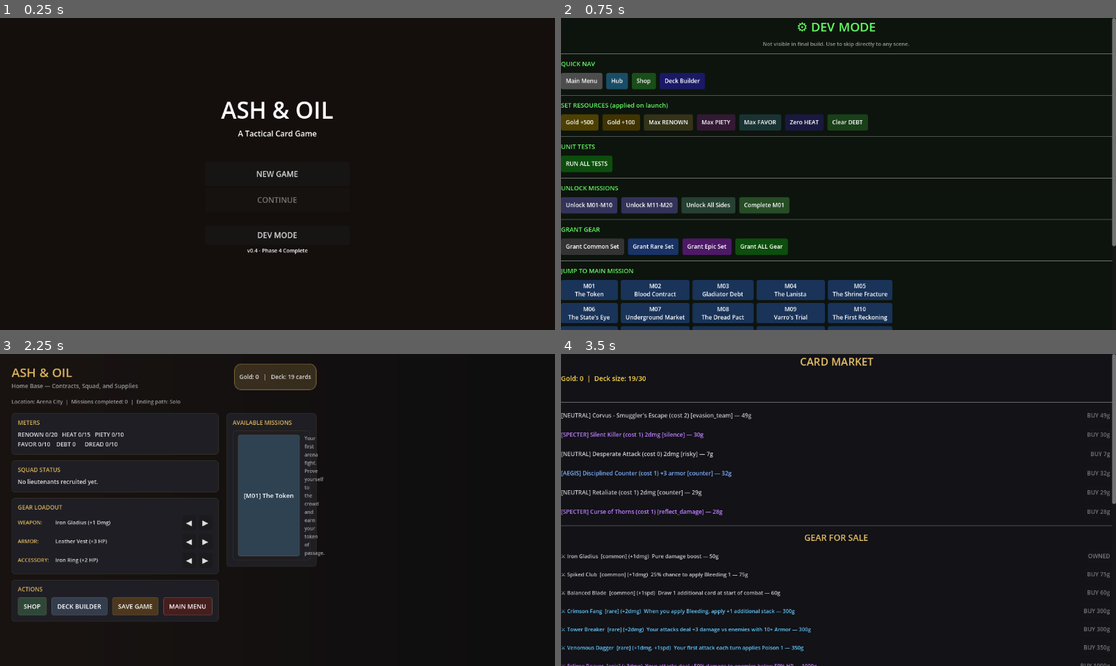
Above: before the commit, frames 1-4 (two rows, left to right).
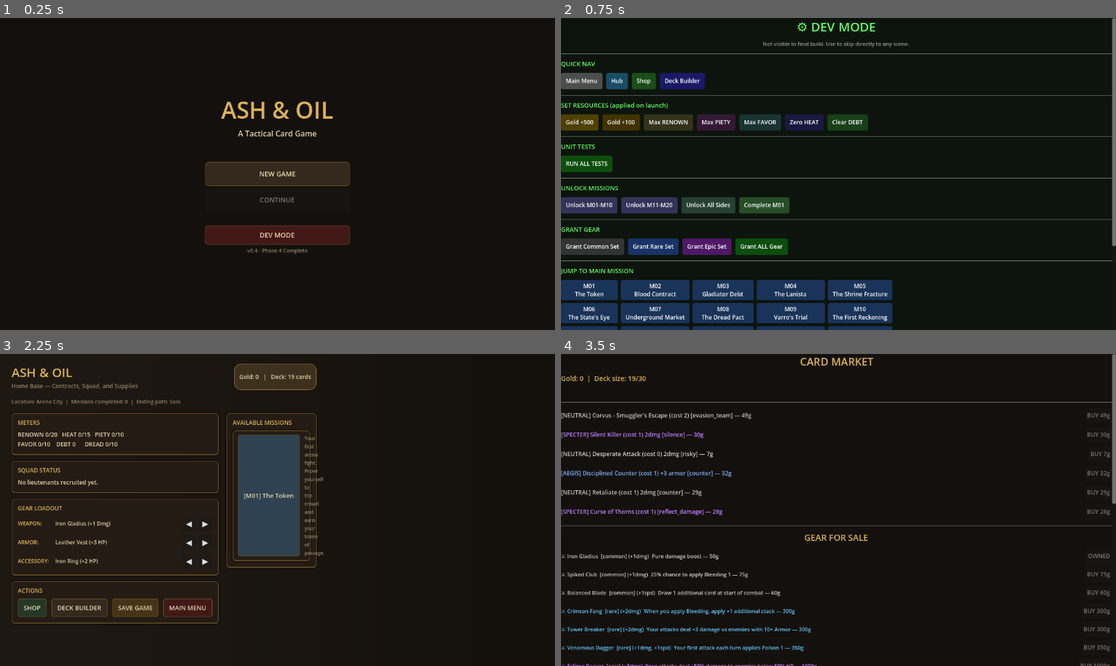
Above: after the commit, the same moments.

Repository: StoveGodCooks/ash-oil
Game: Godot game, scene res://scenes/Main.tscn
Same seed, same stepped clock (60 frames per second), same inputs: the game is played once before the commit and once after it.
Inputs:
- Up to frame 1 (0.25 s): no input
- Up to frame 2 (0.75 s): click "DEV MODE" at 0.5 s
- Up to frame 3 (2.25 s): click "Main Menu" at 1.25 s; click "NEW GAME" at 2 s
- Up to frame 4 (3.5 s): click "SHOP" at 2.75 s

The runs differ from the first frame. In frame 1, 4.4% of the frame differs, in the area x 36-64%, y 26-76%; in frame 2, nothing differs; in frame 3, 4.3%; in frame 4, less than 0.1%.

Commit message:
feat:parchment_and_wax_UI_restyle

Diff:
--- a/scripts/ui/CombatUI.gd
+++ b/scripts/ui/CombatUI.gd
@@ -2,6 +2,16 @@
 ## Full combat screen with UI built programmatically
 
 const LOG_AUTOWRAP_MODE: TextServer.AutowrapMode = TextServer.AutowrapMode.AUTOWRAP_WORD
+
+# ── Parchment & Wax palette ──
+const CLR_BG      = Color(0.08, 0.065, 0.050)
+const CLR_PANEL   = Color(0.14, 0.110, 0.080)
+const CLR_BORDER  = Color(0.42, 0.320, 0.160)
+const CLR_ACCENT  = Color(0.86, 0.700, 0.360)
+const CLR_TEXT    = Color(0.90, 0.840, 0.680)
+const CLR_MUTED   = Color(0.58, 0.520, 0.400)
+const CLR_BTN     = Color(0.20, 0.160, 0.115)
+const CLR_DANGER  = Color(0.26, 0.095, 0.090)
 
 # ============ COMBAT STATE ============
 var champion_hp: int = 30
@@ -95,7 +105,7 @@
 
 func _build_ui() -> void:
 	var bg = ColorRect.new()
-	bg.color = Color(0.08, 0.06, 0.05, 1)
+	bg.color = CLR_BG
 	bg.set_anchors_preset(Control.PRESET_FULL_RECT)
 	add_child(bg)
 
@@ -112,6 +122,7 @@
 	var mission_label = Label.new()
 	mission_label.text = "  M01: THE TOKEN — Arena Fight"
 	mission_label.add_theme_font_size_override("font_size", 14)
+	mission_label.add_theme_color_override("font_color", CLR_ACCENT)
 	title_bar.add_child(mission_label)
 
 	var spacer = Control.new()
@@ -126,6 +137,7 @@
 	# Enemy zone
 	var enemy_panel = PanelContainer.new()
 	enemy_panel.custom_minimum_size = Vector2(0, 140)
+	enemy_panel.add_theme_stylebox_override("panel", _panel_style())
 	main_vbox.add_child(enemy_panel)
 
 	var enemy_vbox = VBoxContainer.new()
@@ -135,7 +147,7 @@
 	target_label.text = "← Click enemy to target →"
 	target_label.horizontal_alignment = HORIZONTAL_ALIGNMENT_CENTER
 	target_label.add_theme_font_size_override("font_size", 11)
-	target_label.modulate = Color(0.8, 0.8, 0.5)
+	target_label.add_theme_color_override("font_color", CLR_MUTED)
 	enemy_vbox.add_child(target_label)
 
 	var enemy_hbox = HBoxContainer.new()
@@ -155,6 +167,7 @@
 	# Player zone
 	var player_panel = PanelContainer.new()
 	player_panel.custom_minimum_size = Vector2(0, 100)
+	player_panel.add_theme_stylebox_override("panel", _panel_style())
 	main_vbox.add_child(player_panel)
 
 	var player_hbox = HBoxContainer.new()
@@ -187,12 +200,14 @@
 	stamina_label = Label.new()
 	stamina_label.text = "Stamina: 5/5"
 	stamina_label.add_theme_font_size_override("font_size", 13)
+	stamina_label.add_theme_color_override("font_color", CLR_TEXT)
 	stamina_label.custom_minimum_size = Vector2(140, 0)
 	res_hbox.add_child(stamina_label)
 
 	mana_label = Label.new()
 	mana_label.text = "Mana: 0/10"
 	mana_label.add_theme_font_size_override("font_size", 13)
+	mana_label.add_theme_color_override("font_color", CLR_TEXT)
 	mana_label.custom_minimum_size = Vector2(120, 0)
 	res_hbox.add_child(mana_label)
 
@@ -221,12 +236,20 @@
 	end_turn_btn = Button.new()
 	end_turn_btn.text = "END TURN"
 	end_turn_btn.custom_minimum_size = Vector2(160, 45)
+	end_turn_btn.add_theme_stylebox_override("normal",  _btn_style(CLR_BTN))
+	end_turn_btn.add_theme_stylebox_override("hover",   _btn_style(CLR_BTN.lightened(0.18)))
+	end_turn_btn.add_theme_stylebox_override("pressed", _btn_style(CLR_BTN.darkened(0.18)))
+	end_turn_btn.add_theme_color_override("font_color", CLR_ACCENT)
 	end_turn_btn.pressed.connect(_on_end_turn)
 	action_hbox.add_child(end_turn_btn)
 
 	var retreat_btn = Button.new()
 	retreat_btn.text = "RETREAT"
 	retreat_btn.custom_minimum_size = Vector2(120, 45)
+	retreat_btn.add_theme_stylebox_override("normal",  _btn_style(CLR_DANGER))
+	retreat_btn.add_theme_stylebox_override("hover",   _btn_style(CLR_DANGER.lightened(0.18)))
+	retreat_btn.add_theme_stylebox_override("pressed", _btn_style(CLR_DANGER.darkened(0.18)))
+	retreat_btn.add_theme_color_override("font_color", CLR_TEXT)
 	retreat_btn.pressed.connect(_on_retreat)
 	action_hbox.add_child(retreat_btn)
 
@@ -234,11 +257,13 @@
 	var log_title = Label.new()
 	log_title.text = "Combat Log:"
 	log_title.add_theme_font_size_override("font_size", 11)
+	log_title.add_theme_color_override("font_color", CLR_ACCENT)
 	main_vbox.add_child(log_title)
 
 	log_label = Label.new()
 	log_label.text = "Combat begins..."
 	log_label.add_theme_font_size_override("font_size", 11)
+	log_label.add_theme_color_override("font_color", CLR_TEXT)
 	log_label.autowrap_mode = LOG_AUTOWRAP_MODE
 	log_label.custom_minimum_size = Vector2(0, 60)
 	main_vbox.add_child(log_label)
@@ -696,6 +721,40 @@
 
 # ──────────────────────────────────────────────
 
+func _panel_style() -> StyleBoxFlat:
+	var s = StyleBoxFlat.new()
+	s.bg_color = CLR_PANEL
+	s.border_width_left   = 1
+	s.border_width_right  = 1
+	s.border_width_top    = 1
+	s.border_width_bottom = 2
+	s.border_color = CLR_BORDER
+	s.corner_radius_top_left     = 5
+	s.corner_radius_top_right    = 5
+	s.corner_radius_bottom_left  = 5
+	s.corner_radius_bottom_right = 5
+	s.shadow_color = Color(0, 0, 0, 0.35)
+	s.shadow_size  = 3
+	return s
+
+func _btn_style(color: Color) -> StyleBoxFlat:
+	var s = StyleBoxFlat.new()
+	s.bg_color = color
+	s.border_width_left   = 1
+	s.border_width_right  = 1
+	s.border_width_top    = 1
+	s.border_width_bottom = 1
+	s.border_color = CLR_BORDER
+	s.corner_radius_top_left     = 4
+	s.corner_radius_top_right    = 4
+	s.corner_radius_bottom_left  = 4
+	s.corner_radius_bottom_right = 4
+	s.content_margin_left   = 10
+	s.content_margin_right  = 10
+	s.content_margin_top    = 4
+	s.content_margin_bottom = 4
+	return s
+
 var _log_lines: Array = []
 func _log(msg: String) -> void:
 	_log_lines.append(msg)
--- a/scripts/ui/Main.gd
+++ b/scripts/ui/Main.gd
@@ -1,5 +1,16 @@
 extends Control
 ## Main menu - builds UI in code so scene file stays simple
+
+# ── Parchment & Wax palette ──
+const CLR_BG      = Color(0.08, 0.065, 0.050)
+const CLR_PANEL   = Color(0.14, 0.110, 0.080)
+const CLR_BORDER  = Color(0.42, 0.320, 0.160)
+const CLR_ACCENT  = Color(0.86, 0.700, 0.360)
+const CLR_TEXT    = Color(0.90, 0.840, 0.680)
+const CLR_MUTED   = Color(0.58, 0.520, 0.400)
+const CLR_BTN     = Color(0.20, 0.160, 0.115)
+const CLR_BTN_ALT = Color(0.14, 0.220, 0.150)
+const CLR_DANGER  = Color(0.26, 0.095, 0.090)
 
 var start_btn: Button
 var continue_btn: Button
@@ -7,7 +18,7 @@
 func _ready() -> void:
 	# Dark background
 	var bg = ColorRect.new()
-	bg.color = Color(0.08, 0.06, 0.05, 1)
+	bg.color = CLR_BG
 	bg.set_anchors_preset(Control.PRESET_FULL_RECT)
 	add_child(bg)
 
@@ -24,6 +35,7 @@
 	title.text = "ASH & OIL"
 	title.horizontal_alignment = HORIZONTAL_ALIGNMENT_CENTER
 	title.add_theme_font_size_override("font_size", 48)
+	title.add_theme_color_override("font_color", CLR_ACCENT)
 	vbox.add_child(title)
 
 	# Subtitle
@@ -31,6 +43,7 @@
 	sub.text = "A Tactical Card Game"
 	sub.horizontal_alignment = HORIZONTAL_ALIGNMENT_CENTER
 	sub.add_theme_font_size_override("font_size", 16)
+	sub.add_theme_color_override("font_color", CLR_TEXT)
 	vbox.add_child(sub)
 
 	# Spacer
@@ -39,15 +52,13 @@
 	vbox.add_child(sp1)
 
 	# New Game button
-	start_btn = Button.new()
-	start_btn.text = "NEW GAME"
+	start_btn = _make_button("NEW GAME", CLR_BTN)
 	start_btn.custom_minimum_size = Vector2(200, 50)
 	start_btn.pressed.connect(_on_start_pressed)
 	vbox.add_child(start_btn)
 
 	# Continue button
-	continue_btn = Button.new()
-	continue_btn.text = "CONTINUE"
+	continue_btn = _make_button("CONTINUE", CLR_BTN_ALT)
 	continue_btn.custom_minimum_size = Vector2(200, 50)
 	continue_btn.disabled = not SaveManager.save_exists(1)
 	continue_btn.pressed.connect(_on_continue_pressed)
@@ -59,8 +70,7 @@
 	vbox.add_child(sp2)
 
 	# Dev Mode button
-	var dev_btn = Button.new()
-	dev_btn.text = "DEV MODE"
+	var dev_btn = _make_button("DEV MODE", CLR_DANGER)
 	dev_btn.custom_minimum_size = Vector2(200, 40)
 	dev_btn.pressed.connect(_on_dev_pressed)
 	vbox.add_child(dev_btn)
@@ -70,6 +80,7 @@
 	ver.text = "v0.4 - Phase 4 Complete"
 	ver.horizontal_alignment = HORIZONTAL_ALIGNMENT_CENTER
 	ver.add_theme_font_size_override("font_size", 11)
+	ver.add_theme_color_override("font_color", CLR_MUTED)
 	vbox.add_child(ver)
 
 	print("=== ASH & OIL - MAIN MENU LOADED ===")
@@ -101,3 +112,31 @@
 		get_tree().change_scene_to_file("res://scenes/CombatScreen.tscn")
 	else:
 		print("No save file found!")
+
+func _make_button(text: String, color: Color) -> Button:
+	var btn = Button.new()
+	btn.text = text
+	btn.add_theme_font_size_override("font_size", 14)
+	btn.add_theme_color_override("font_color", CLR_TEXT)
+	btn.add_theme_stylebox_override("normal", _make_style(color))
+	btn.add_theme_stylebox_override("hover", _make_style(color.lightened(0.15)))
+	btn.add_theme_stylebox_override("pressed", _make_style(color.darkened(0.15)))
+	return btn
+
+func _make_style(color: Color) -> StyleBoxFlat:
+	var s = StyleBoxFlat.new()
+	s.bg_color = color
+	s.border_color = CLR_BORDER
+	s.border_width_left = 1
+	s.border_width_top = 1
+	s.border_width_right = 1
+	s.border_width_bottom = 1
+	s.corner_radius_top_left = 6
+	s.corner_radius_top_right = 6
+	s.corner_radius_bottom_left = 6
+	s.corner_radius_bottom_right = 6
+	s.content_margin_left = 14
+	s.content_margin_right = 14
+	s.content_margin_top = 6
+	s.content_margin_bottom = 6
+	return s
--- a/scripts/ui/MainHub.gd
+++ b/scripts/ui/MainHub.gd
@@ -1,18 +1,18 @@
 extends Control
 ## Central hub screen — mission select, shops, meters, lieutenants
 
-# ============ THEME ============
-const CLR_BG = Color(0.06, 0.055, 0.06)
-const CLR_BG_TOP = Color(0.10, 0.08, 0.07)
-const CLR_ACCENT = Color(0.86, 0.70, 0.36)
-const CLR_TEXT = Color(0.88, 0.88, 0.88)
-const CLR_MUTED = Color(0.62, 0.62, 0.62)
-const CLR_CARD = Color(0.12, 0.12, 0.14)
-const CLR_CARD_EDGE = Color(0.20, 0.18, 0.14)
-const CLR_BTN = Color(0.20, 0.24, 0.30)
-const CLR_BTN_ALT = Color(0.18, 0.28, 0.22)
-const CLR_BTN_WARN = Color(0.30, 0.22, 0.12)
-const CLR_BTN_DANGER = Color(0.28, 0.12, 0.12)
+# ============ THEME — Parchment & Wax ============
+const CLR_BG       = Color(0.08, 0.065, 0.050)   # Near-black warm brown
+const CLR_BG_TOP   = Color(0.13, 0.100, 0.075)   # Slightly lighter top
+const CLR_ACCENT   = Color(0.86, 0.700, 0.360)   # Aged gold (titles, highlights)
+const CLR_TEXT     = Color(0.90, 0.840, 0.680)   # Parchment cream
+const CLR_MUTED    = Color(0.58, 0.520, 0.400)   # Warm grey-brown
+const CLR_CARD     = Color(0.14, 0.110, 0.080)   # Dark parchment panel
+const CLR_CARD_EDGE= Color(0.42, 0.320, 0.160)   # Aged gold border
+const CLR_BTN      = Color(0.20, 0.160, 0.115)   # Dark leather button
+const CLR_BTN_ALT  = Color(0.14, 0.220, 0.150)   # Muted forest green
+const CLR_BTN_WARN = Color(0.28, 0.200, 0.090)   # Amber warning
+const CLR_BTN_DANGER= Color(0.26, 0.095, 0.090)  # Dark blood red
 
 # ============ UI REFS ============
 var gold_label: Label
@@ -272,28 +272,28 @@
 	var btn = Button.new()
 	btn.text = text
 	btn.add_theme_font_size_override("font_size", 13)
-	btn.add_theme_color_override("font_color", Color.WHITE)
-	btn.add_theme_stylebox_override("normal", _make_style(color))
-	btn.add_theme_stylebox_override("hover", _make_style(color.lightened(0.15)))
-	btn.add_theme_stylebox_override("pressed", _make_style(color.darkened(0.15)))
+	btn.add_theme_color_override("font_color", CLR_TEXT)
+	btn.add_theme_stylebox_override("normal",  _make_style(color))
+	btn.add_theme_stylebox_override("hover",   _make_style(color.lightened(0.18)))
+	btn.add_theme_stylebox_override("pressed", _make_style(color.darkened(0.18)))
 	btn.custom_minimum_size = Vector2(0, 38)
 	return btn
 
 func _make_style(color: Color) -> StyleBoxFlat:
 	var s = StyleBoxFlat.new()
 	s.bg_color = color
-	s.border_width_left = 1
-	s.border_width_right = 1
-	s.border_width_top = 1
+	s.border_width_left   = 1
+	s.border_width_right  = 1
+	s.border_width_top    = 1
 	s.border_width_bottom = 1
-	s.border_color = Color(0.35, 0.32, 0.26)
-	s.corner_radius_top_left = 4
-	s.corner_radius_top_right = 4
-	s.corner_radius_bottom_left = 4
+	s.border_color = CLR_CARD_EDGE        # Aged gold border on all buttons
+	s.corner_radius_top_left     = 4
+	s.corner_radius_top_right    = 4
+	s.corner_radius_bottom_left  = 4
 	s.corner_radius_bottom_right = 4
-	s.content_margin_left = 12
-	s.content_margin_right = 12
-	s.content_margin_top = 6
+	s.content_margin_left   = 12
+	s.content_margin_right  = 12
+	s.content_margin_top    = 6
 	s.content_margin_bottom = 6
 	return s
 
@@ -323,15 +323,17 @@
 func _make_card_style() -> StyleBoxFlat:
 	var s = StyleBoxFlat.new()
 	s.bg_color = CLR_CARD
-	s.border_width_left = 1
-	s.border_width_right = 1
-	s.border_width_top = 1
-	s.border_width_bottom = 1
+	s.border_width_left   = 1
+	s.border_width_right  = 1
+	s.border_width_top    = 1
+	s.border_width_bottom = 2           # Slightly heavier base gives weight
 	s.border_color = CLR_CARD_EDGE
-	s.corner_radius_top_left = 6
-	s.corner_radius_top_right = 6
-	s.corner_radius_bottom_left = 6
+	s.corner_radius_top_left     = 6
+	s.corner_radius_top_right    = 6
+	s.corner_radius_bottom_left  = 6
 	s.corner_radius_bottom_right = 6
+	s.shadow_color = Color(0, 0, 0, 0.4)
+	s.shadow_size  = 4
 	return s
 
 func _make_pill(text: String, color: Color) -> PanelContainer:
--- a/scripts/ui/ShopUI.gd
+++ b/scripts/ui/ShopUI.gd
@@ -1,5 +1,15 @@
 extends Control
 ## Card shop — buy cards using gold
+
+# ── Parchment & Wax palette ──
+const CLR_BG     = Color(0.08, 0.065, 0.050)
+const CLR_PANEL  = Color(0.14, 0.110, 0.080)
+const CLR_BORDER = Color(0.42, 0.320, 0.160)
+const CLR_ACCENT = Color(0.86, 0.700, 0.360)
+const CLR_TEXT   = Color(0.90, 0.840, 0.680)
+const CLR_MUTED  = Color(0.58, 0.520, 0.400)
+const CLR_BUY    = Color(0.14, 0.220, 0.150)
+const CLR_DANGER = Color(0.26, 0.095, 0.090)
 
 var shop_pool: Array = []
 var card_rows: VBoxContainer
@@ -24,7 +34,7 @@
 
 func _build_ui() -> void:
 	var bg = ColorRect.new()
-	bg.color = Color(0.07, 0.07, 0.09)
+	bg.color = CLR_BG
 	bg.set_anchors_preset(Control.PRESET_FULL_RECT)
 	add_child(bg)
 
@@ -41,24 +51,25 @@
 	var title = Label.new()
 	title.text = "CARD MARKET"
 	title.add_theme_font_size_override("font_size", 22)
-	title.add_theme_color_override("font_color", Color(0.9, 0.75, 0.4))
+	title.add_theme_color_override("font_color", CLR_ACCENT)
 	title.horizontal_alignment = HORIZONTAL_ALIGNMENT_CENTER
 	vbox.add_child(title)
 
 	# Gold display
 	gold_label = Label.new()
 	gold_label.add_theme_font_size_override("font_size", 14)
-	gold_label.add_theme_color_override("font_color", Color(1.0, 0.85, 0.3))
+	gold_label.add_theme_color_override("font_color", CLR_ACCENT)
 	vbox.add_child(gold_label)
 	_refresh_gold()
 
 	# Message label
 	msg_label = Label.new()
 	msg_label.add_theme_font_size_override("font_size", 12)
-	msg_label.add_theme_color_override("font_color", Color(0.5, 0.9, 0.5))
+	msg_label.add_theme_color_override("font_color", CLR_MUTED)
 	vbox.add_child(msg_label)
 
 	var sep = HSeparator.new()
+	sep.add_theme_color_override("color", CLR_BORDER)
 	vbox.add_child(sep)
 
 	# Card rows
@@ -68,13 +79,14 @@
 	_build_card_rows()
 
 	var sep2 = HSeparator.new()
+	sep2.add_theme_color_override("color", CLR_BORDER)
 	vbox.add_child(sep2)
 
 	# Gear section header
 	var gear_title = Label.new()
 	gear_title.text = "GEAR FOR SALE"
 	gear_title.add_theme_font_size_override("font_size", 18)
-	gear_title.add_theme_color_override("font_color", Color(0.9, 0.75, 0.4))
+	gear_title.add_theme_color_override("font_color", CLR_ACCENT)
 	gear_title.horizontal_alignment = HORIZONTAL_ALIGNMENT_CENTER
 	vbox.add_child(gear_title)
 
@@ -84,10 +96,11 @@
 	_build_gear_rows()
 
 	var sep3 = HSeparator.new()
+	sep3.add_theme_color_override("color", CLR_BORDER)
 	vbox.add_child(sep3)
 
 	# Back button
-	var back_btn = _make_button("← BACK TO HUB", Color(0.25, 0.1, 0.1))
+	var back_btn = _make_button("← BACK TO HUB", CLR_DANGER)
 	back_btn.pressed.connect(func(): get_tree().change_scene_to_file("res://scenes/MainHub.tscn"))
 	vbox.add_child(back_btn)
 
@@ -98,7 +111,7 @@
 	if shop_pool.is_empty():
 		var empty = Label.new()
 		empty.text = "Nothing for sale right now."
-		empty.add_theme_color_override("font_color", Color(0.5, 0.5, 0.5))
+		empty.add_theme_color_override("font_color", CLR_MUTED)
 		card_rows.add_child(empty)
 		return
 
@@ -131,7 +144,7 @@
 		info.size_flags_horizontal = Control.SIZE_EXPAND_FILL
 		row.add_child(info)
 
-		var buy_btn = _make_button("BUY %dg" % price, Color(0.1, 0.3, 0.1))
+		var buy_btn = _make_button("BUY %dg" % price, CLR_BUY)
 		buy_btn.pressed.connect(_on_buy.bind(card_id, price))
 		if GameState.gold < price or GameState.current_deck.size() >= 30:
 			buy_btn.disabled = true
@@ -166,7 +179,7 @@
 	var btn = Button.new()
 	btn.text = text
 	btn.add_theme_font_size_override("font_size", 12)
-	btn.add_theme_color_override("font_color", Color.WHITE)
+	btn.add_theme_color_override("font_color", CLR_TEXT)
 	btn.add_theme_stylebox_override("normal", _make_style(color))
 	btn.add_theme_stylebox_override("hover", _make_style(color.lightened(0.15)))
 	btn.add_theme_stylebox_override("pressed", _make_style(color.darkened(0.15)))
@@ -191,7 +204,7 @@
 	if sorted_ids.is_empty():
 		var empty = Label.new()
 		empty.text = "No gear available."
-		empty.add_theme_color_override("font_color", Color(0.5, 0.5, 0.5))
+		empty.add_theme_color_override("font_color", CLR_MUTED)
 		gear_rows.add_child(empty)
 		return
 
@@ -229,10 +242,10 @@
 
 		var buy_btn: Button
 		if owned:
-			buy_btn = _make_button("OWNED", Color(0.15, 0.15, 0.15))
+			buy_btn = _make_button("OWNED", CLR_PANEL)
 			buy_btn.disabled = true
 		else:
-			buy_btn = _make_button("BUY %dg" % price, Color(0.1, 0.25, 0.35))
+			buy_btn = _make_button("BUY %dg" % price, CLR_BUY)
 			buy_btn.disabled = GameState.gold < price
 			buy_btn.pressed.connect(_on_buy_gear.bind(gear_id, price))
 		row.add_child(buy_btn)
@@ -263,6 +276,11 @@
 func _make_style(color: Color) -> StyleBoxFlat:
 	var s = StyleBoxFlat.new()
 	s.bg_color = color
+	s.border_color = CLR_BORDER
+	s.border_width_left = 1
+	s.border_width_top = 1
+	s.border_width_right = 1
+	s.border_width_bottom = 1
 	s.corner_radius_top_left = 4
 	s.corner_radius_top_right = 4
 	s.corner_radius_bottom_left = 4
